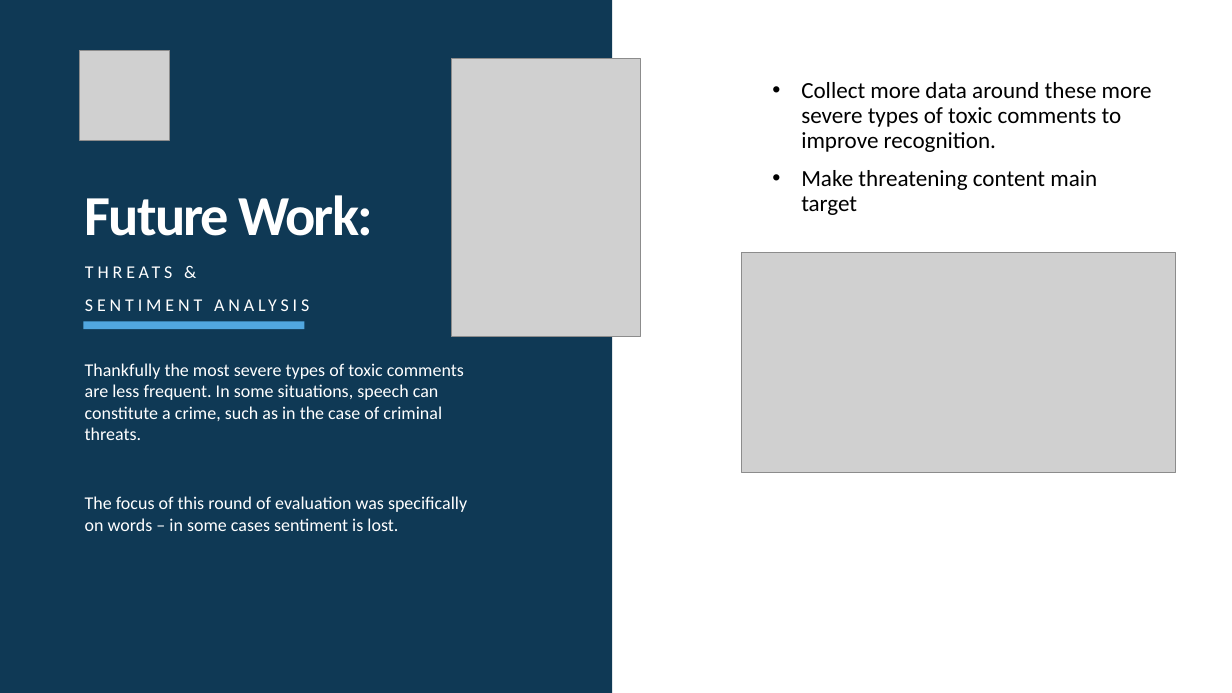
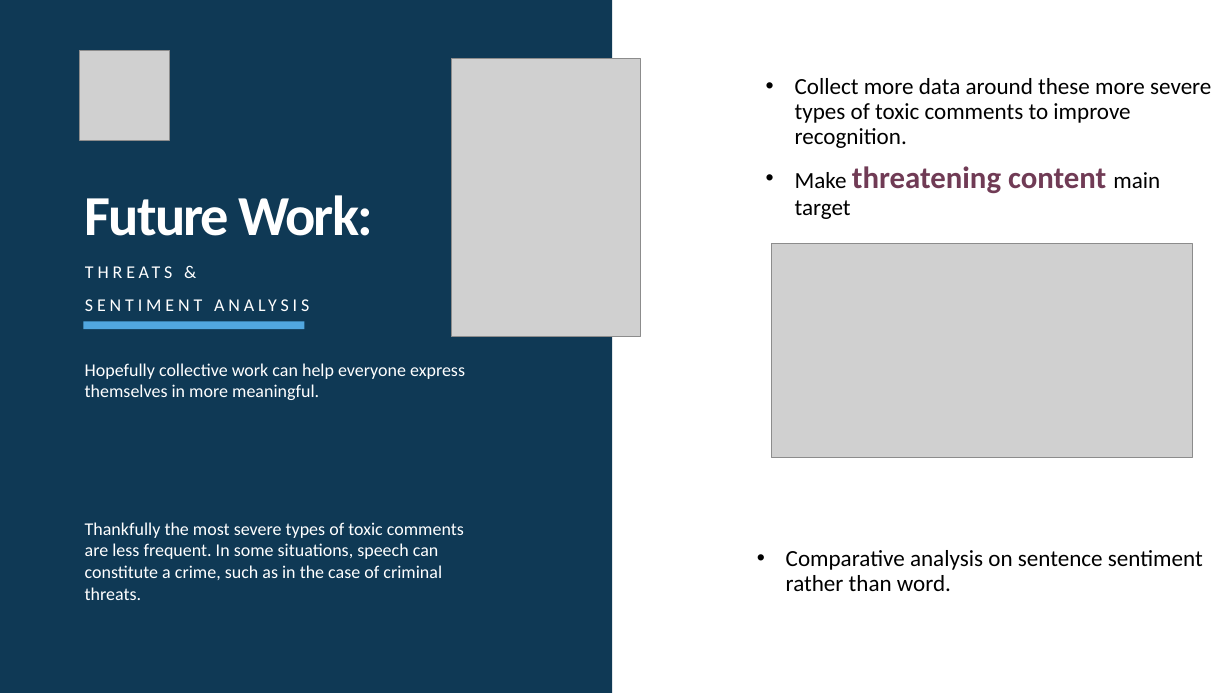
Before and after one commit to andiosika/NLP-to-identify-toxic-or-abusive-language-for-online-conversation-using-Keras-Deep-Learning-Models, a slide deck: slide 9 of NonToxic_Communication.pptx (slide 8 before the commit). Drawn at 1232x693 pixels with LibreOffice and Linux fonts; fonts in the diff are those of the drawing; grey boxes stand for pictures. Boxes give left, top, right and bottom in pixels: in the first picture for what was removed or moved away, otherwise in the second. Text is boxed around its words. In the diff, an @@ line names an element or a change of style, - is before the commit and + after.

```diff
--- a/NonToxic_Communication.pptx
+++ b/NonToxic_Communication.pptx
@@ text at (795,166,1160,219): size 18 to 24 pt, text colour #000000 to #703B56, bold on in "threatening content" @@
@@ picture: place and size @@
-picture at (742,252,1176,472)
+picture at (772,244,1192,457)
@@ text at (85,363,465,400): paragraph added @@
+Hopefully collective work can help everyone express themselves in more meaningful.
@@ text at (85,496,467,531): paragraph removed @@
-The focus of this round of evaluation was specifically on words – in some cases sentiment is lost.
@@ text added at (786,550,1203,591), 18 pt, text #000000 @@
+• Comparative analysis on sentence sentiment rather than word.
```
Also in this commit, not shown: 3 other slides changed, 5 slides added, 2 slides removed, 3 other files.
